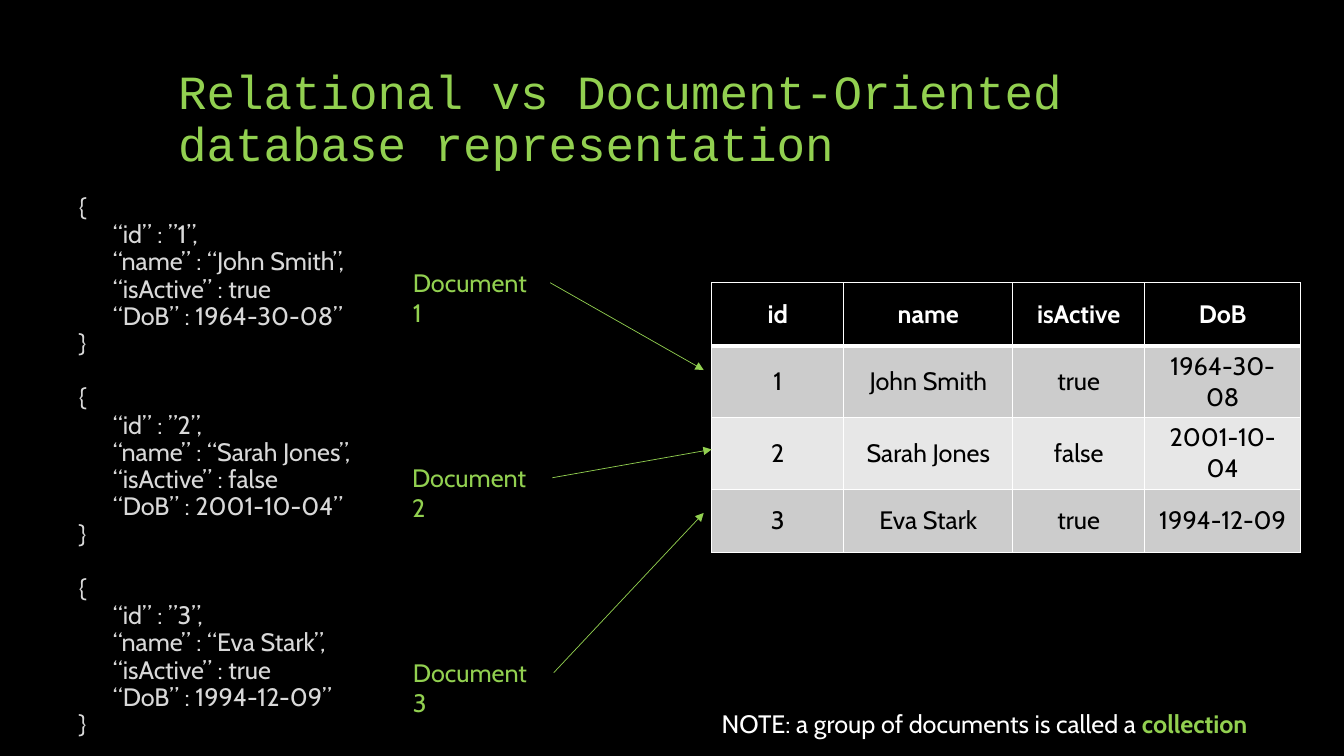
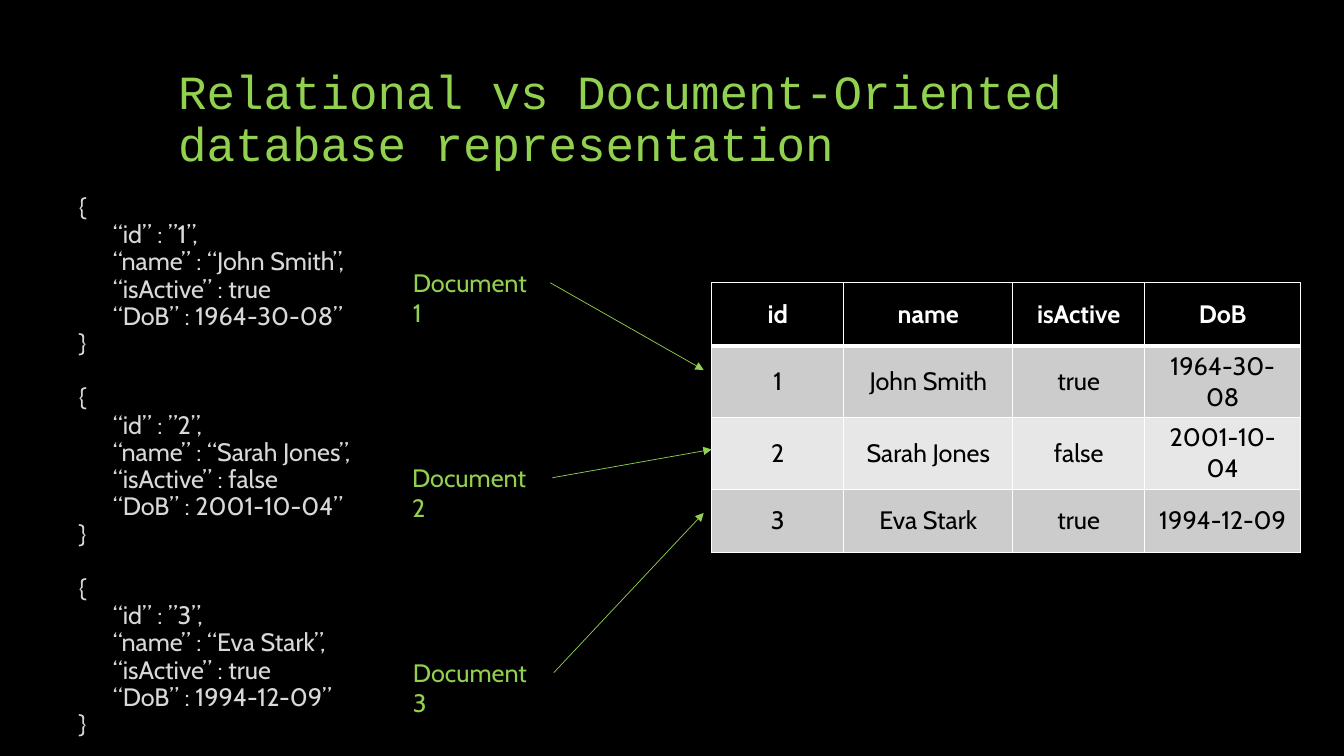
Before and after one commit to MnAppsNet/DominanceQueries, a slide deck: slide 9 of NOSQL - document stores.pptx (slide 8 before the commit). Drawn at 1344x756 pixels with LibreOffice and Linux fonts; fonts in the diff are those of the drawing. Boxes give left, top, right and bottom in pixels: in the first picture for what was removed or moved away, otherwise in the second. Text is boxed around its words. In the diff, an @@ line names an element or a change of style, - is before the commit and + after.

```diff
--- a/NOSQL - document stores.pptx
+++ b/NOSQL - document stores.pptx
@@ text removed at bbox=[722, 714, 1247, 740] @@
-NOTE: a group of documents is called a collection
```
Also in this commit, not shown: 3 other slides changed, 1 slide added.
